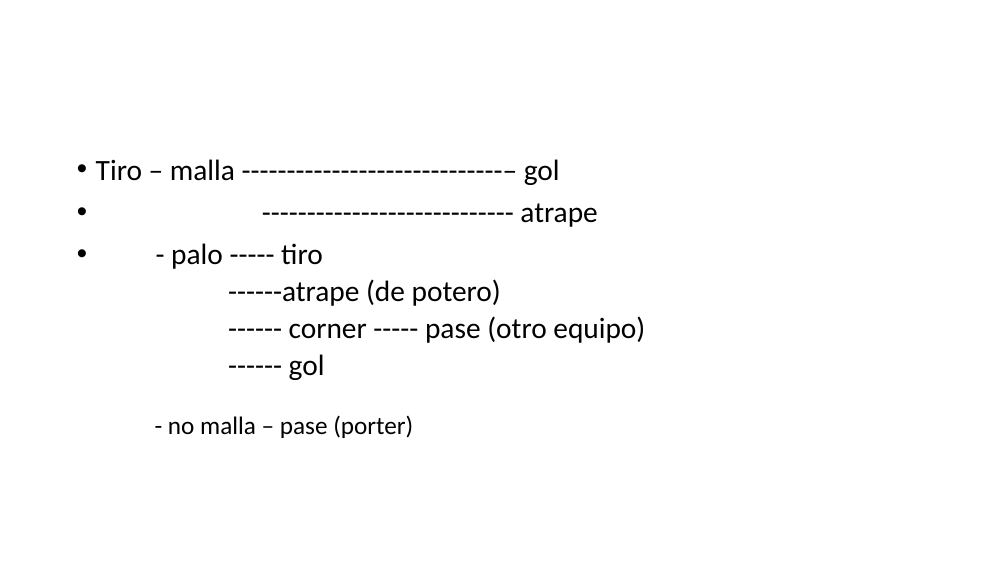
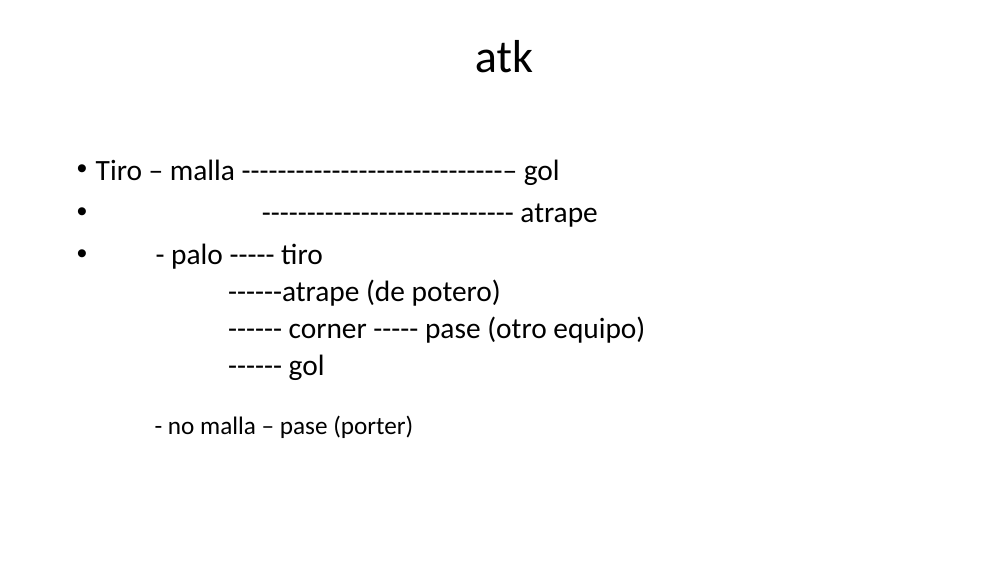
Before and after one commit to Hlopez97/soccerfrancia, a slide deck: slide 2 of algoritmo de probabilidad.pptx. Drawn at 1008x567 pixels with LibreOffice and Linux fonts; fonts in the diff are those of the drawing. Boxes give left, top, right and bottom in pixels: in the first picture for what was removed or moved away, otherwise in the second. Text is boxed around its words. In the diff, an @@ line names an element or a change of style, - is before the commit and + after.

Commit message:
s
s

```diff
--- a/algoritmo de probabilidad.pptx
+++ b/algoritmo de probabilidad.pptx
@@ title added at (x1=475, y1=40, x2=533, y2=73), 44 pt, text #000000 @@
+atk
```
Also in this commit, not shown: 2 slides added, 1 slide removed.
